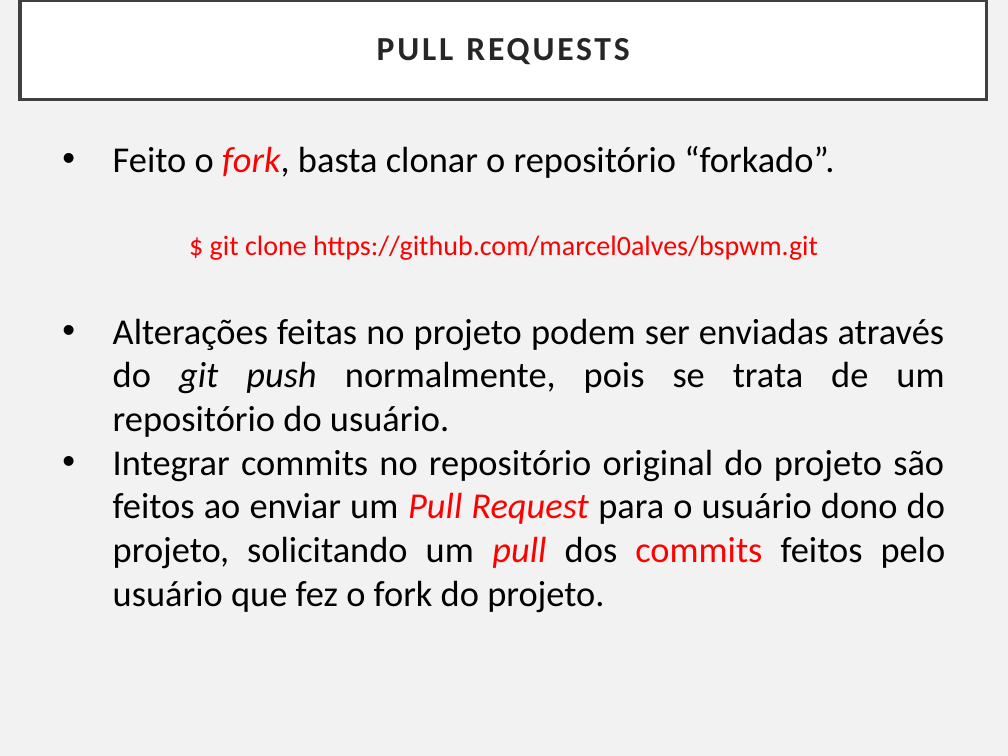
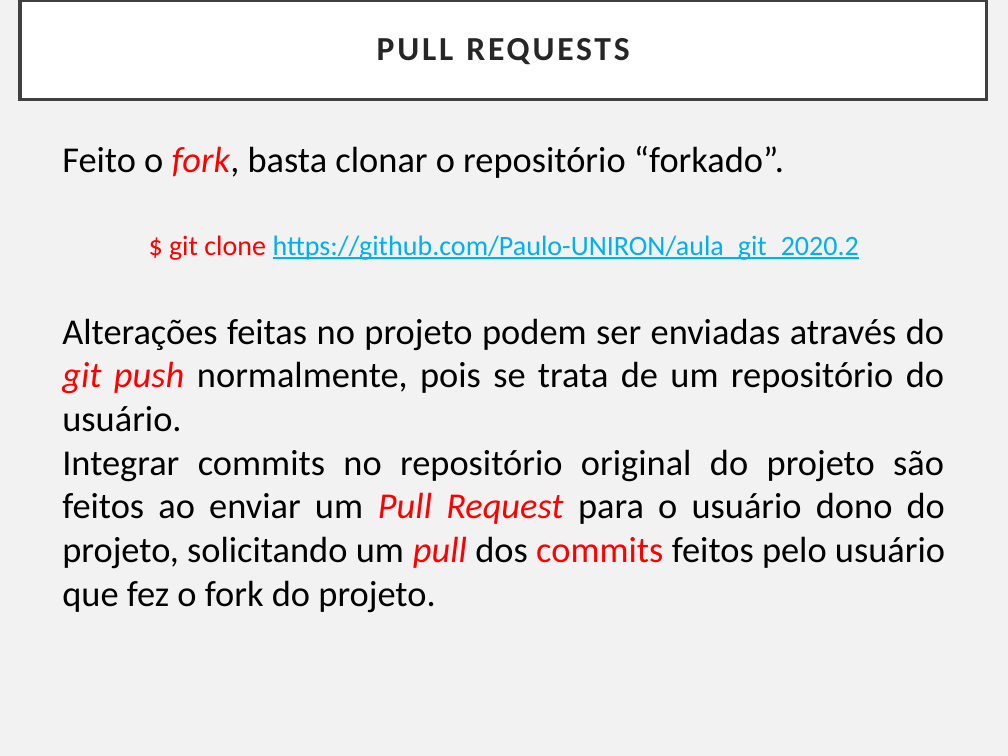
Before and after one commit to Paulo-UNIRON/aula_git_2020.2, a slide deck: slide 25 of Controlando versões com Git e Github - Capítulo V.pptx. Drawn at 1008x756 pixels with LibreOffice and Linux fonts; fonts in the diff are those of the drawing. Boxes give left, top, right and bottom in pixels: in the first picture for what was removed or moved away, otherwise in the second. Text is boxed around its words. In the diff, an @@ line names an element or a change of style, - is before the commit and + after.

Commit message:
Alterada pptx 1 para que os alunos faça fork/alteração/commit/push/pull e alterado pptx5

```diff
--- a/Controlando versões com Git e Github - Capítulo V.pptx
+++ b/Controlando versões com Git e Github - Capítulo V.pptx
@@ text at bbox=[62, 146, 945, 613]: text colour #000000 to #FF0000 in "git push"; bullet • to none @@
@@ text at bbox=[169, 235, 859, 260]: text changed; text colour #FF0000 to #00B0F0 @@
-$ git clone https://github.com/marcel0alves/bspwm.git
+$ git clone https://github.com/Paulo-UNIRON/aula_git_2020.2
```
Also in this commit, not shown: 3 other slides changed, 1 other file.
